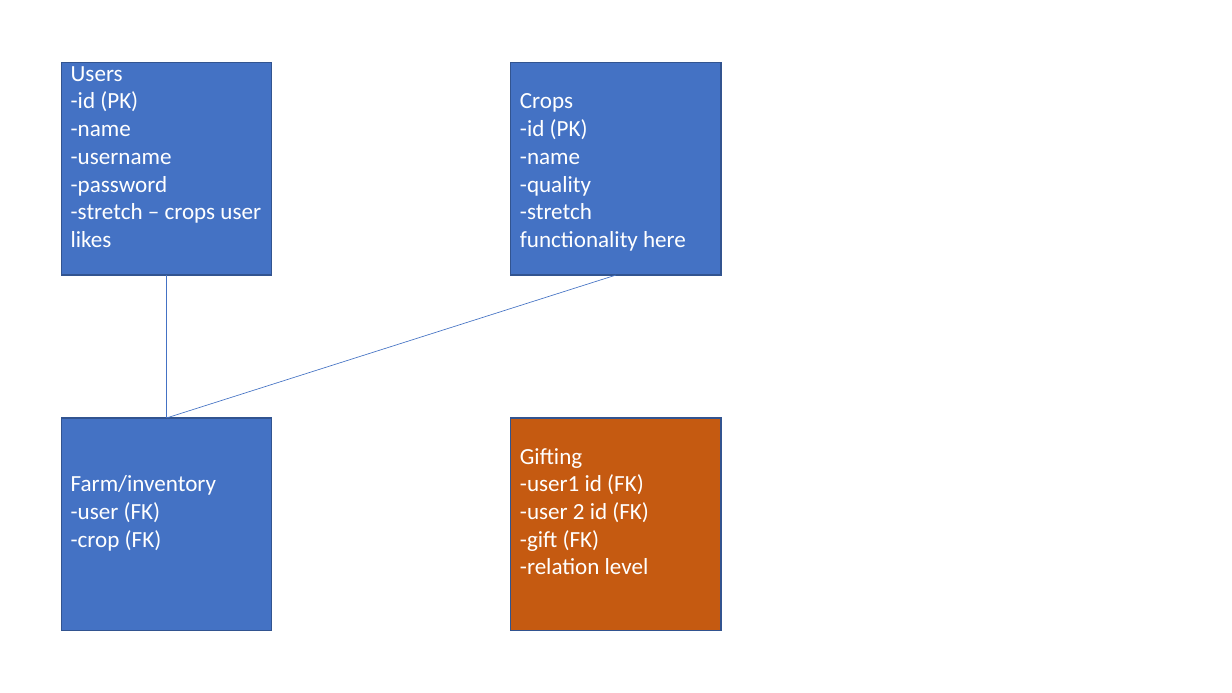
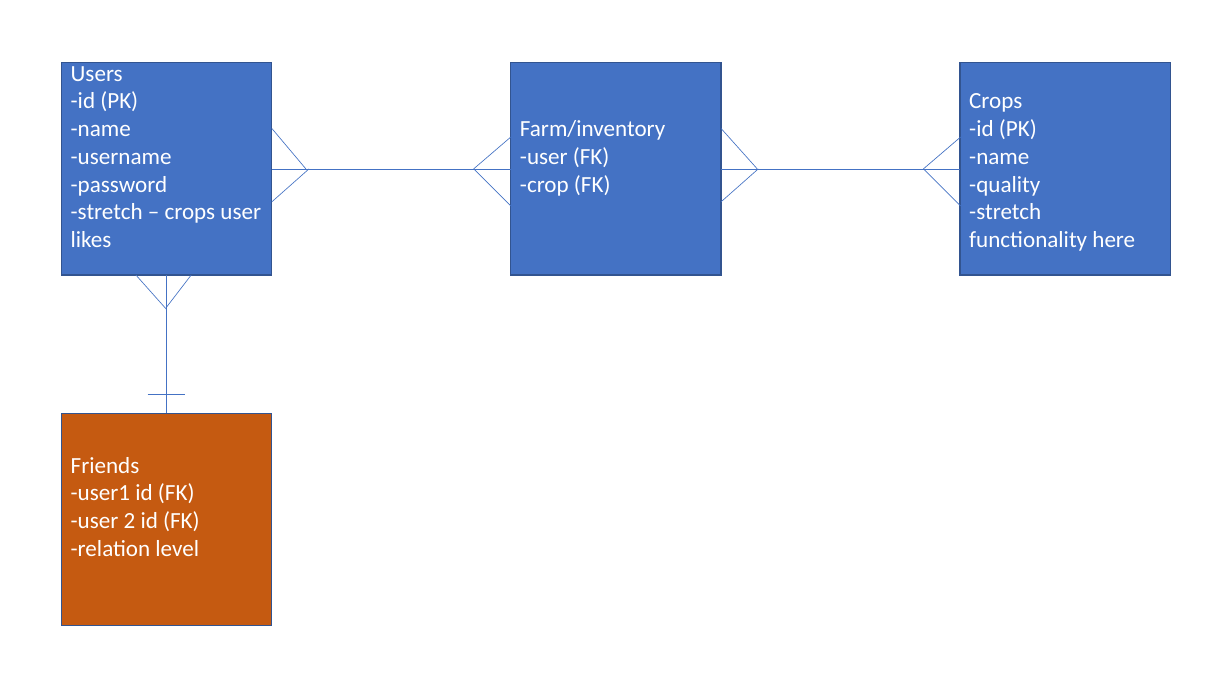
Before and after one commit to tck9173/GA-project-2, a slide deck: slide 1 of ERD.pptx. Drawn at 1232x693 pixels with LibreOffice and Linux fonts; fonts in the diff are those of the drawing. Boxes give left, top, right and bottom in pixels: in the first picture for what was removed or moved away, otherwise in the second. Text is boxed around its words. In the diff, an @@ line names an element or a change of style, - is before the commit and + after.

```diff
--- a/ERD.pptx
+++ b/ERD.pptx
@@ rectangle "Farm/inventory": place and size @@
-rectangle "Farm/inventory" at (62, 418, 273, 630)
+rectangle "Farm/inventory" at (511, 63, 722, 275)
@@ rectangle "Crops": place and size @@
-rectangle "Crops" at (511, 63, 722, 275)
+rectangle "Crops" at (960, 63, 1171, 275)
@@ line added from (272, 128) to (306, 169), #4472C4 0.5 pt @@
@@ line added from (474, 169) to (511, 137), #4472C4 0.5 pt @@
@@ line added from (721, 128) to (758, 169), #4472C4 0.5 pt @@
@@ line added from (923, 169) to (961, 137), #4472C4 0.5 pt @@
@@ line added from (272, 169) to (511, 169), #4472C4 0.5 pt @@
@@ line added from (309, 169) to (272, 201), #4472C4 0.5 pt @@
@@ line added from (474, 169) to (511, 206), #4472C4 0.5 pt @@
@@ line added from (721, 169) to (960, 169), #4472C4 0.5 pt @@
@@ line added from (759, 169) to (721, 201), #4472C4 0.5 pt @@
@@ line added from (923, 169) to (961, 206), #4472C4 0.5 pt @@
@@ line added from (166, 309) to (136, 275), #4472C4 0.5 pt @@
@@ line moved from (166, 275) - (166, 418) to (166, 275) - (166, 413) @@
@@ line removed from (616, 275) to (166, 418) @@
@@ line added from (166, 307) to (191, 275), #4472C4 0.5 pt @@
@@ rectangle "Friends": place and size @@
-rectangle "Friends" at (511, 418, 722, 630)
+rectangle "Friends" at (62, 413, 273, 626)
@@ line added from (148, 394) to (185, 394), #4472C4 0.5 pt @@
@@ text in rectangle at (71, 457, 140, 473): text changed @@
-Gifting
+Friends
@@ text in rectangle at (520, 530, 600, 551): paragraph removed @@
--gift (FK)
```
Also in this commit, not shown: 1 other file.
